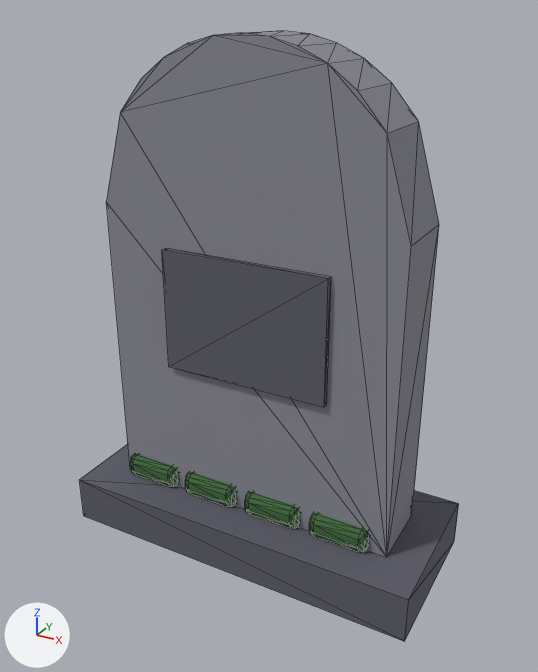
Renders of the glTF model art/models/gravestone.glb from each side of a commit.
Rendered twice from a 50 mm lens placed at (0.535, -0.955, 0.858), pointed at (0.014, -0.008, 0.384). The axes (+X, +Y, +Z) are drawn at lower left. The lights are the same throughout. The picture after the commit comes second. Mesh edges are drawn as thin lines. Vertices at exactly the same position are counted once.

In view in the first picture: 'gravestone'.
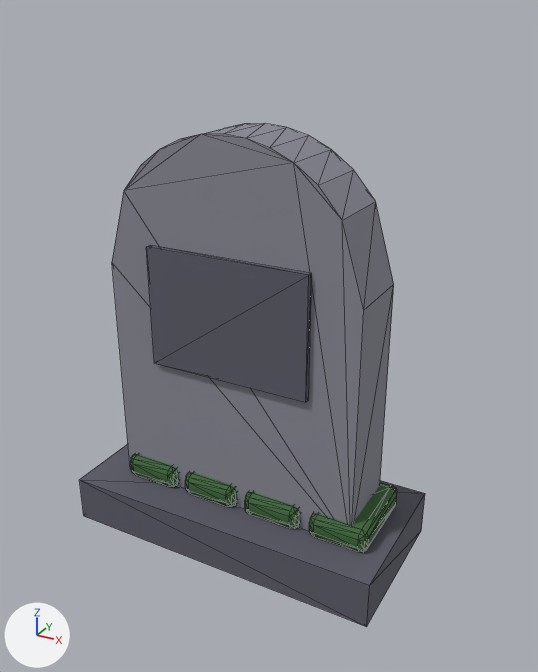
The newer file is also turned or shifted as a whole; pictures and numbers use the older file's frame.

Pixel boxes (x1, y1, x2, y2) of what changed, in the pictures (538 x 672 px; the box of a moved part takes in the faces that stretch with it):
'gravestone', reshaped (9% narrower, 18% shorter): before (79, 30, 459, 642); after (79, 123, 425, 627)
part 1 of me_gravestone, moved or reshaped: before (162, 248, 331, 407); after (146, 245, 311, 402)
part 2 of me_gravestone, moved or reshaped: before (106, 30, 459, 642); after (112, 123, 425, 627)

Diff of the bpy script that builds the scene:
```diff
--- a/art/models/gravestone.glb.py
+++ b/art/models/gravestone.glb.py
@@ me_gravestone @@
 # used by ob_gravestone; location = (0.0, 0.0, 0.0)
-me_gravestone.from_pydata(...)  # 270 vertices, 512 faces; spans x -0.31..0.31, y -0.13..0.13, z 0.0..0.83
+me_gravestone.from_pydata(...)  # 270 vertices, 512 faces; spans x -0.31..0.25, y -0.13..0.13, z 0.0..0.7
+# me_gravestone part 1: the loose piece of 8 vertices spanning x -0.14..0.14, y -0.069..-0.059, z 0.32..0.52 is moved by (-0.03, 0.0, 0.0)
+# me_gravestone part 2: 32 of 270 vertices moved; they spanned x -0.25..0.31, y -0.13..0.13, z 0.0..0.83 and now span x -0.25..0.25, y -0.13..0.13, z 0.0..0.7; mean shift (-0.036, 0.0, -0.098); largest move (0.083, -0.06, 0.816) -> (0.043, -0.06, 0.687)
 me_gravestone.materials.append(mat_pal_slate)
```
